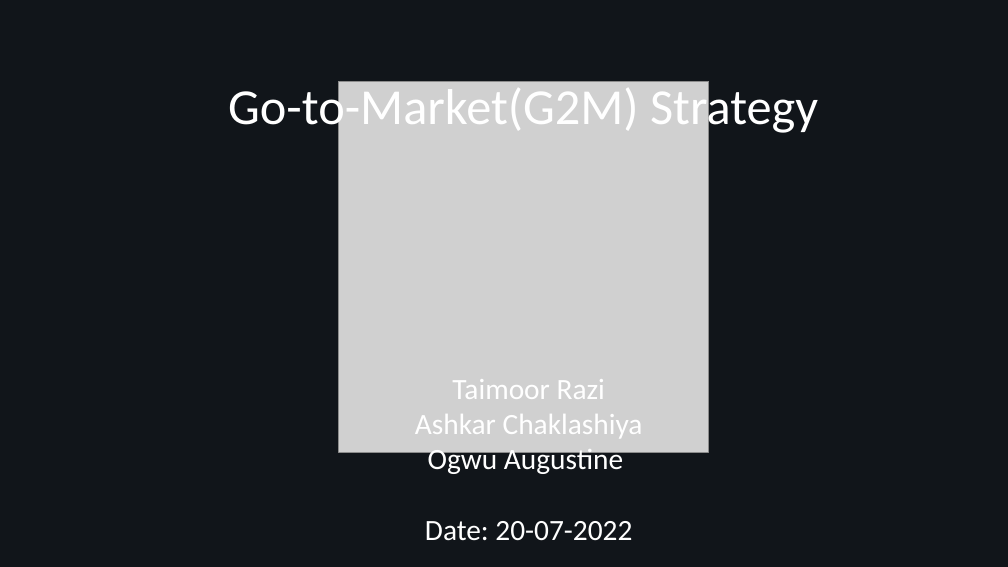
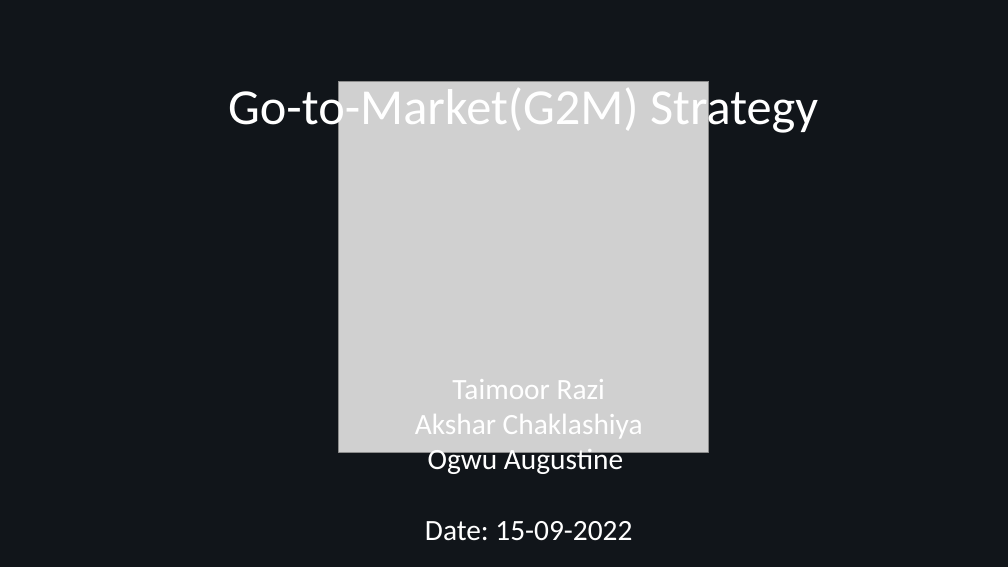
Before and after one commit to taimoorRazi/Bank-Marketing-Project, a slide deck: slide 1 of Week 11/Bank Marketing Campaign Presentation.pptx. Drawn at 1008x567 pixels with LibreOffice and Linux fonts; fonts in the diff are those of the drawing; grey boxes stand for pictures. Boxes give left, top, right and bottom in pixels: in the first picture for what was removed or moved away, otherwise in the second. Text is boxed around its words. In the diff, an @@ line names an element or a change of style, - is before the commit and + after.

```diff
--- a/Week 11/Bank Marketing Campaign Presentation.pptx
+++ b/Week 11/Bank Marketing Campaign Presentation.pptx
@@ text at box(415, 414, 643, 438): text changed @@
-Ashkar Chaklashiya
+Akshar Chaklashiya
@@ text at box(425, 521, 632, 541): text changed @@
-Date: 20-07-2022
+Date: 15-09-2022
```
Also in this commit, not shown: 18 other slides changed, 11 slides added, 2 slides removed.
